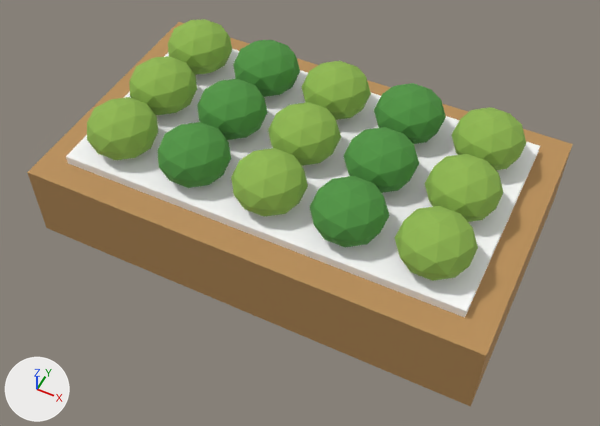
Renders of the glTF model frontend/public/park-kits/community-garden-allotments/raised-growing-bed.glb from each side of a commit.
Camera for both pictures: a 50 mm lens placed at (2.35, -4.79, 5.98), pointed at (0.11, -0.3, 0.37). Arrows for +X, +Y and +Z are at lower left; the lights stay in place. The picture after the commit comes second. Where no turn or scale is listed for an object, it has been applied to the vertices.

Objects in the first picture: 'Bed soil', 'Bed timber box', 'Crop', 'Crop.001', 'Crop.002', 'Crop.003', 'Crop.004', 'Crop.005', 'Crop.006', 'Crop.007', 'Crop.008', 'Crop.009', 'Crop.010', 'Crop.011', 'Crop.012', 'Crop.013', 'Crop.014'.
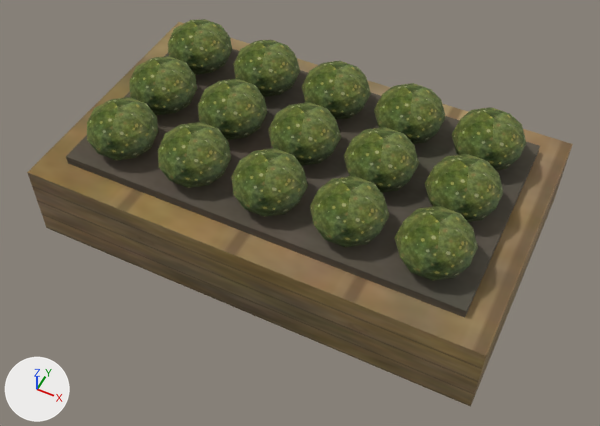
Changed parts and their boxes [x1, y1, x2, y2] in the pictures (600 x 426 px):
'Bed timber box', recoloured (darker): [27, 22, 573, 407] in both
'Bed soil', recoloured (darker): [66, 49, 540, 318] in both
'Crop.004', recoloured (darker): [395, 206, 478, 281] in both
'Crop.003', recoloured: [310, 176, 390, 247] in both
'Crop.002', recoloured (darker): [231, 148, 308, 217] in both
'Crop.009', recoloured (darker): [425, 154, 503, 222] in both
'Crop.001', recoloured: [157, 122, 231, 188] in both
'Crop.008', recoloured: [344, 127, 419, 193] in both
'Crop', recoloured (darker): [87, 97, 158, 160] in both
'Crop.007', recoloured (darker): [268, 102, 341, 166] in both
'Crop.014', recoloured (darker): [451, 107, 526, 170] in both
'Crop.006', recoloured: [197, 79, 268, 140] in both
'Crop.013', recoloured: [374, 83, 446, 144] in both
'Crop.005', recoloured (darker): [129, 56, 197, 115] in both
'Crop.012', recoloured (darker): [302, 61, 371, 120] in both
'Crop.011', recoloured: [233, 40, 300, 97] in both
'Crop.010', recoloured (darker): [168, 19, 232, 75] in both

Edits to the bpy script that builds the scene:
```text
Add mat_community_garden_allotments_planting:
    mat_community_garden_allotments_planting = bpy.data.materials.new('community-garden-allotments planting')
    # uses the picture img_albedo_002
    # uses the picture img_normal_002
    # uses the picture img_roughness_002
Add mat_community_garden_allotments_timber:
    mat_community_garden_allotments_timber = bpy.data.materials.new('community-garden-allotments timber')
    # uses the picture img_albedo_001
    # uses the picture img_normal_001
    # uses the picture img_roughness_001
Add mat_community_garden_allotments_dark_surface:
    mat_community_garden_allotments_dark_surface = bpy.data.materials.new('community-garden-allotments dark surface')
    # uses the picture img_albedo
    # uses the picture img_normal
    # uses the picture img_roughness
Change me_cube_002:
    where me_cube_002.from_pydata(...)  # 8 vertices, 12 faces; spans x -1.85..1.85, y -1.0..1.0, z -0.06..0.06
    remove me_cube_002.materials.append(mat_garden_soil)  # white #ffffff
    add me_cube_002.materials.append(mat_community_garden_allotments_dark_surface)
Change me_cube_001:
    where me_cube_001.from_pydata(...)  # 8 vertices, 12 faces; spans x -2.1..2.1, y -1.25..1.25, z -0.38..0.38
    remove me_cube_001.materials.append(mat_light_timber)  # orange #bc9059
    add me_cube_001.materials.append(mat_community_garden_allotments_timber)
Change me_icosphere:
    where me_icosphere.from_pydata(...)  # 42 vertices, 80 faces; spans x -0.304..0.304, y -0.32..0.32, z -0.24..0.24
    remove me_icosphere.materials.append(mat_foliage_light)  # green #90b850
    add me_icosphere.materials.append(mat_community_garden_allotments_planting)
Change me_icosphere_001:
    where me_icosphere_001.from_pydata(...)  # 42 vertices, 80 faces; spans x -0.304..0.304, y -0.32..0.32, z -0.24..0.24
    remove me_icosphere_001.materials.append(mat_foliage)  # green #509542
    add me_icosphere_001.materials.append(mat_community_garden_allotments_planting)
Change me_icosphere_002:
    where me_icosphere_002.from_pydata(...)  # 42 vertices, 80 faces; spans x -0.304..0.304, y -0.32..0.32, z -0.24..0.24
    remove me_icosphere_002.materials.append(mat_foliage_light)  # green #90b850
    add me_icosphere_002.materials.append(mat_community_garden_allotments_planting)
Change me_icosphere_003:
    where me_icosphere_003.from_pydata(...)  # 42 vertices, 80 faces; spans x -0.304..0.304, y -0.32..0.32, z -0.24..0.24
    remove me_icosphere_003.materials.append(mat_foliage)  # green #509542
    add me_icosphere_003.materials.append(mat_community_garden_allotments_planting)
Change me_icosphere_004:
    where me_icosphere_004.from_pydata(...)  # 42 vertices, 80 faces; spans x -0.304..0.304, y -0.32..0.32, z -0.24..0.24
    remove me_icosphere_004.materials.append(mat_foliage_light)  # green #90b850
    add me_icosphere_004.materials.append(mat_community_garden_allotments_planting)
Change me_icosphere_005:
    where me_icosphere_005.from_pydata(...)  # 42 vertices, 80 faces; spans x -0.304..0.304, y -0.32..0.32, z -0.24..0.24
    remove me_icosphere_005.materials.append(mat_foliage_light)  # green #90b850
    add me_icosphere_005.materials.append(mat_community_garden_allotments_planting)
Change me_icosphere_006:
    where me_icosphere_006.from_pydata(...)  # 42 vertices, 80 faces; spans x -0.304..0.304, y -0.32..0.32, z -0.24..0.24
    remove me_icosphere_006.materials.append(mat_foliage)  # green #509542
    add me_icosphere_006.materials.append(mat_community_garden_allotments_planting)
Change me_icosphere_007:
    where me_icosphere_007.from_pydata(...)  # 42 vertices, 80 faces; spans x -0.304..0.304, y -0.32..0.32, z -0.24..0.24
    remove me_icosphere_007.materials.append(mat_foliage_light)  # green #90b850
    add me_icosphere_007.materials.append(mat_community_garden_allotments_planting)
Change me_icosphere_008:
    where me_icosphere_008.from_pydata(...)  # 42 vertices, 80 faces; spans x -0.304..0.304, y -0.32..0.32, z -0.24..0.24
    remove me_icosphere_008.materials.append(mat_foliage)  # green #509542
    add me_icosphere_008.materials.append(mat_community_garden_allotments_planting)
Change me_icosphere_009:
    where me_icosphere_009.from_pydata(...)  # 42 vertices, 80 faces; spans x -0.304..0.304, y -0.32..0.32, z -0.24..0.24
    remove me_icosphere_009.materials.append(mat_foliage_light)  # green #90b850
    add me_icosphere_009.materials.append(mat_community_garden_allotments_planting)
Change me_icosphere_010:
    where me_icosphere_010.from_pydata(...)  # 42 vertices, 80 faces; spans x -0.304..0.304, y -0.32..0.32, z -0.24..0.24
    remove me_icosphere_010.materials.append(mat_foliage_light)  # green #90b850
    add me_icosphere_010.materials.append(mat_community_garden_allotments_planting)
Change me_icosphere_011:
    where me_icosphere_011.from_pydata(...)  # 42 vertices, 80 faces; spans x -0.304..0.304, y -0.32..0.32, z -0.24..0.24
    remove me_icosphere_011.materials.append(mat_foliage)  # green #509542
    add me_icosphere_011.materials.append(mat_community_garden_allotments_planting)
Change me_icosphere_012:
    where me_icosphere_012.from_pydata(...)  # 42 vertices, 80 faces; spans x -0.304..0.304, y -0.32..0.32, z -0.24..0.24
    remove me_icosphere_012.materials.append(mat_foliage_light)  # green #90b850
    add me_icosphere_012.materials.append(mat_community_garden_allotments_planting)
Change me_icosphere_013:
    where me_icosphere_013.from_pydata(...)  # 42 vertices, 80 faces; spans x -0.304..0.304, y -0.32..0.32, z -0.24..0.24
    remove me_icosphere_013.materials.append(mat_foliage)  # green #509542
    add me_icosphere_013.materials.append(mat_community_garden_allotments_planting)
Change me_icosphere_014:
    where me_icosphere_014.from_pydata(...)  # 42 vertices, 80 faces; spans x -0.304..0.304, y -0.32..0.32, z -0.24..0.24
    remove me_icosphere_014.materials.append(mat_foliage_light)  # green #90b850
    add me_icosphere_014.materials.append(mat_community_garden_allotments_planting)
```
